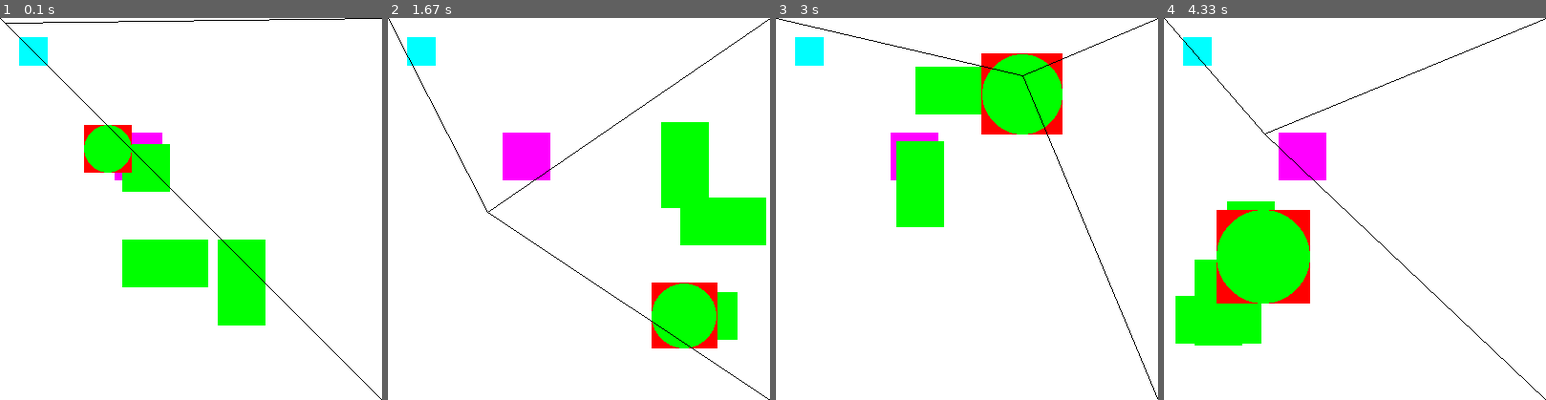
Above: before the commit, frames 1-4 (left to right).
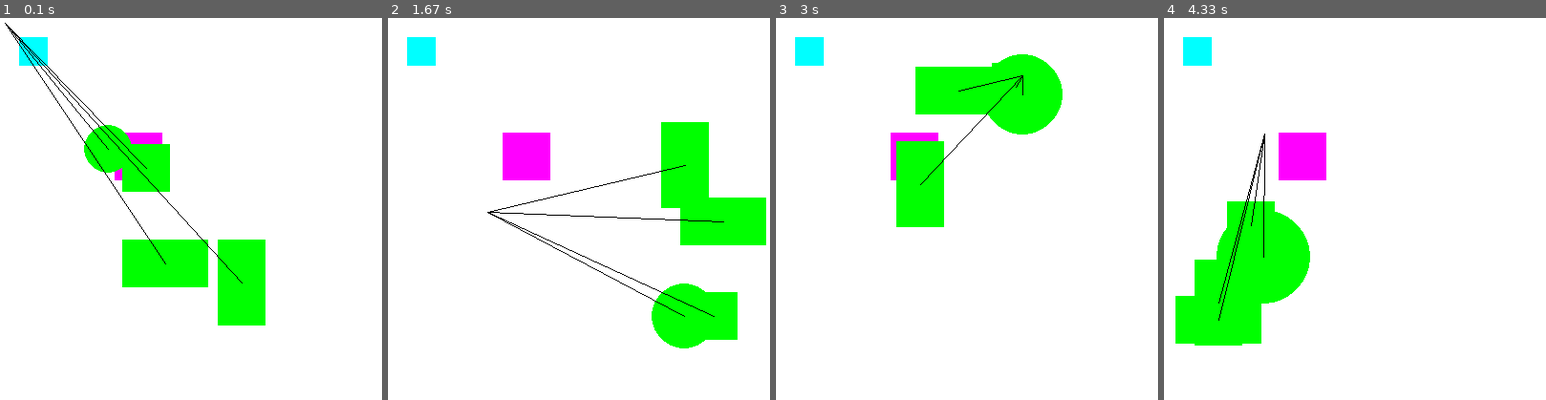
Above: after the commit, the same moments.

Repository: PatrykCiwinski/WSBdzien6
Game: pygame game, started from refactoring_kwadracikow.py
Same seed, same stepped clock (60 frames per second), same inputs: the game is played once before the commit and once after it.
Inputs (mouse positions are in pixels of both pictures, inside the frame that each line leads up to):
- Up to frame 1 (0.1 s): no input
- Up to frame 2 (1.67 s): hold W 0.33-0.8 s; move the mouse to (563, 224) at 0.37 s; hold S 0.83-1.13 s; move the mouse to (701, 197) at 0.87 s; hold W 1.17-1.53 s; move the mouse to (579, 231) at 1.2 s; hold S from 1.57 s (still down); move the mouse to (487, 212) at 1.6 s
- Up to frame 3 (3 s): release S at 1.93 s; hold W 1.97-2.27 s; move the mouse to (1005, 293) at 2 s; hold S 2.3-2.6 s; move the mouse to (848, 300) at 2.33 s; hold W from 2.63 s (still down); move the mouse to (1020, 75) at 2.67 s
- Up to frame 4 (4.33 s): release W at 3 s; hold S 3.03-3.4 s; move the mouse to (1492, 342) at 3.07 s; hold W 3.43-3.73 s; move the mouse to (1400, 243) at 3.47 s; hold S 3.77-4.07 s; move the mouse to (1362, 79) at 3.8 s; hold W from 4.1 s (still down); move the mouse to (1263, 132) at 4.13 s

The runs differ from the first frame. In frame 1, 1.3% of the frame differs, in the area x 0-100%, y 0-100%; in frame 2, 1.8%; in frame 3, 1.7%; in frame 4, 2.1%.

Commit message:
mouse drawing

Diff:
--- a/refactoring_kwadracikow.py
+++ b/refactoring_kwadracikow.py
@@ -18,6 +18,13 @@
         if self._czy_ustawiac_wymiary:
             self.szerokosc = 50
             self.wysokosc = 50
+
+    @property
+    def srodek_0biektu_x(self):
+        return self.szerokosc/2 +self.x
+    @property
+    def srodek_0biektu_y(self):
+        return self.wysokosc/2 +self.y
     @property
     def _czy_ustawiac_wymiary(self):
         return True
@@ -50,7 +57,6 @@
         self.promien = 25
         self.krok_zmiany_promienia = 0.1
     def paint(self):
-        pygame.draw.rect(background, (255, 0, 0), (self.x, self.y, self.szerokosc, self.wysokosc))
         pygame.draw.circle(background, self.kolor, (self.x + self.promien, self.y + self.promien), self.promien)
     @property
     def _czy_ustawiac_wymiary(self):
@@ -77,9 +83,8 @@
 obiekty_na_ekranie[1].wysokosc = 90
 def paint_myszka():
     x, y = pygame.mouse.get_pos()
-    pygame.draw.line(background, (0, 0, 0), (0, 0), (x, y))
-    pygame.draw.line(background, (0, 0, 0), (SZEROKOSC_OKNA, 0), (x, y))
-    pygame.draw.line(background, (0, 0, 0), (SZEROKOSC_OKNA, WYSOKOSC_OKNA), (x, y))
+    for o in obiekty_na_ekranie:
+        pygame.draw.line(background, (0,0,0), (x,y), (o.srodek_0biektu_x,o.srodek_0biektu_y))
 def paint():
     pygame.draw.rect(background, (255, 255, 255), (0, 0, *window))
     pygame.draw.rect(background, (0, 255, 255), (20, 20, 30, 30))
